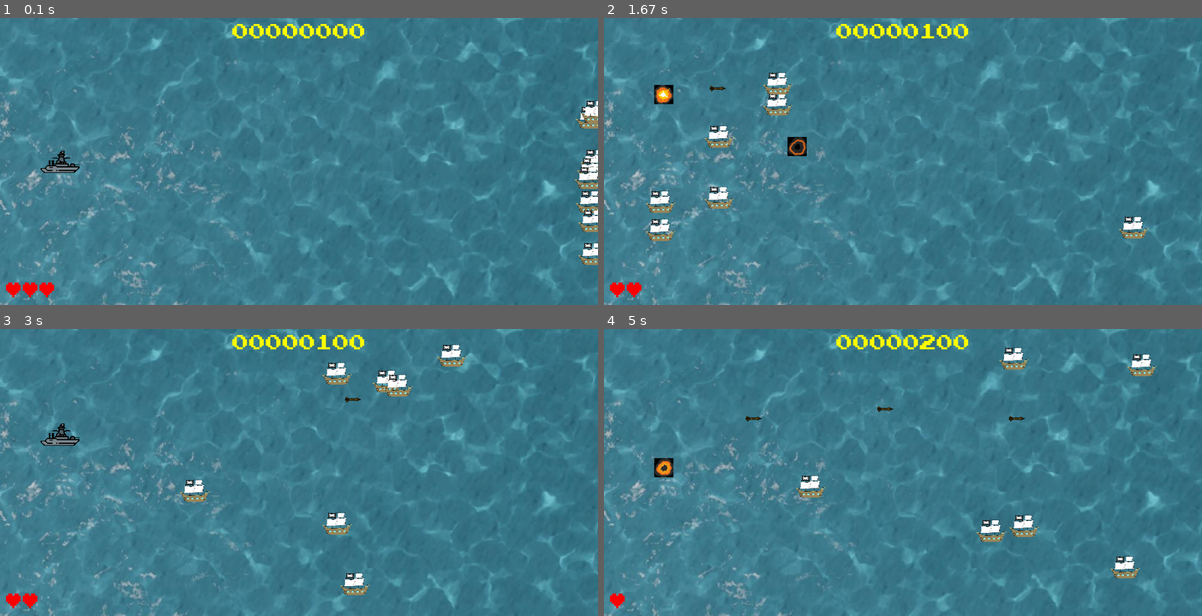
Above: before the commit, frames 1-4 (two rows, left to right).
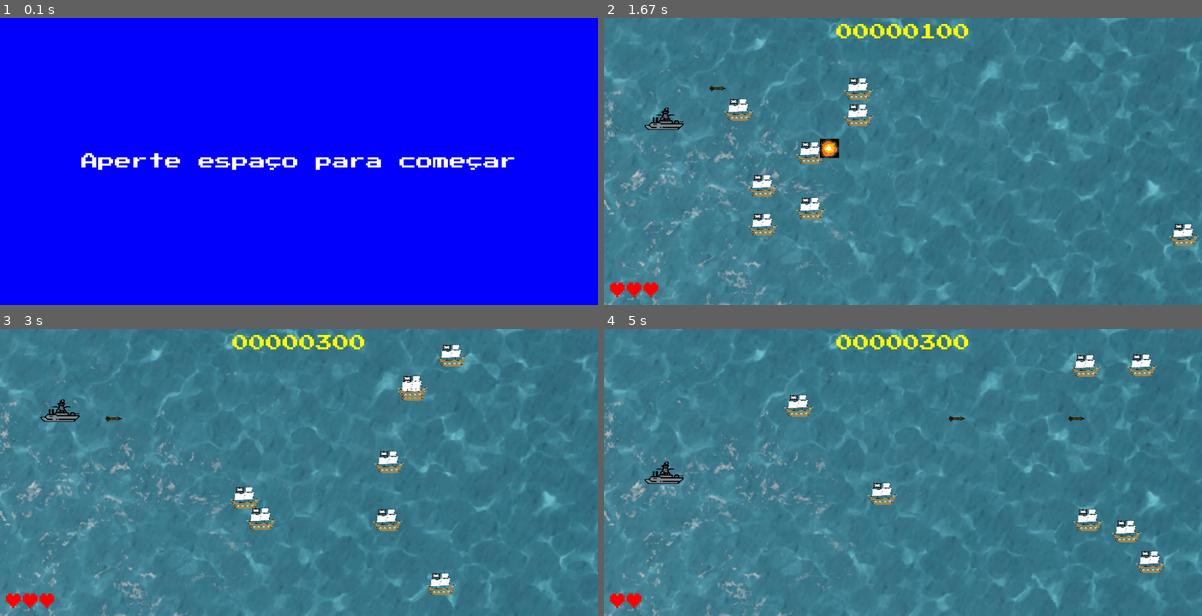
Above: after the commit, the same moments.

Repository: EnzoScheden/Pygame-Projeto-Final
Game: pygame game, started from PFPYGAME.py
Two runs of this game, one before a commit and one after it. Both use one fixed random seed, a clock stepped at 60 frames per second and the inputs below.
Inputs:
- Up to frame 1 (0.1 s): no input
- Up to frame 2 (1.67 s): tap Space at 0.33, 0.67, 1.07, 1.37, 1.57 s; hold W 1-1.47 s; hold S from 1.5 s (still down)
- Up to frame 3 (3 s): release S at 1.8 s; hold W 1.83-2.2 s; tap Space at 1.9, 2.3, 2.7 s; hold S 2.23-2.6 s; hold W 2.63-2.93 s; hold S from 2.97 s (still down)
- Up to frame 4 (5 s): tap Space at 3.03, 3.37, 3.77, 4.17, 4.5 s; release S at 3.27 s; hold W 3.3-3.67 s; hold S 3.7-4.07 s; hold W 4.1-4.4 s; hold S 4.43-4.73 s

The runs differ from the first frame. In frame 1, 100% of the frame differs, in the area x 0-100%, y 0-100%; in frame 2, 4.5%; in frame 3, 3.5%; in frame 4, 3.3%.

Commit message:
tela de início

Diff:
--- a/PFPYGAME.py
+++ b/PFPYGAME.py
@@ -33,6 +33,28 @@
 assets['navio'] = pygame.transform.scale(assets['navio'], (navio_largura, navio_altura))
 assets['bala'] = pygame.image.load('img/laserRed16.png').convert_alpha()
 assets['bala'] = pygame.transform.scale(assets['bala'], (32,23.5))
+
+def tela_inicio():
+    inicio = True
+    while inicio:
+        for event in pygame.event.get():
+            if event.type == pygame.QUIT:
+                pygame.quit()
+                quit()
+
+            if event.type == pygame.KEYDOWN and event.key == pygame.K_SPACE:
+                inicio = False
+
+        tamanho.fill((0, 0, 255))  # Preenche com a cor azul
+        texto_inicio = assets['score_font'].render("Aperte espaço para começar", True, (255, 255, 255))
+        texto_rect = texto_inicio.get_rect()
+        texto_rect.center = (largura / 2, altura / 2)
+        tamanho.blit(texto_inicio, texto_rect)
+
+        pygame.display.update()
+
+
+
 explosion_anim = []
 for i in range(9):
     filename = 'img/regularExplosion0{}.png'.format(i)
@@ -203,6 +225,9 @@
 
 # ===== Loop principal =====
 #pygame.mixer.music.play(loops=-1)
+
+tela_inicio()
+
 
 while state != DONE:
     tempo.tick(FPS)
